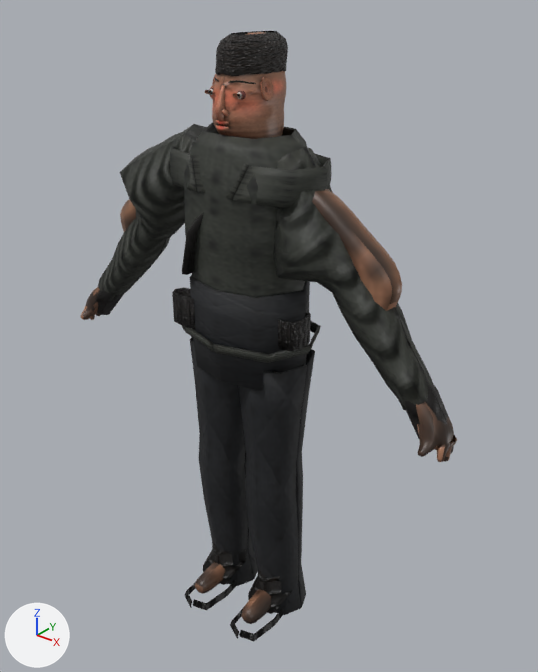
Before and after pictures for a commit that changed the FBX model assets/models/characters/merc_scout/fbx/merc_scout_mobile.fbx.
Camera for both pictures: a camera (50 mm lens) standing at (1.27, -1.509, 1.925) and looking at (0.032, 0.038, 0.965). Every picture has the same lights, and +X, +Y and +Z are marked at lower left. The older version comes first. Vertices at exactly the same position are counted once.

Objects in the first picture: 'merc_scout_body', 'merc_scout_boot_L', 'merc_scout_boot_R', 'merc_scout_hair', 'merc_scout_head', 'merc_scout_jacket', 'merc_scout_kit', 'merc_scout_sleeve_L', 'merc_scout_sleeve_R', 'merc_scout_trousers' and 3 more.
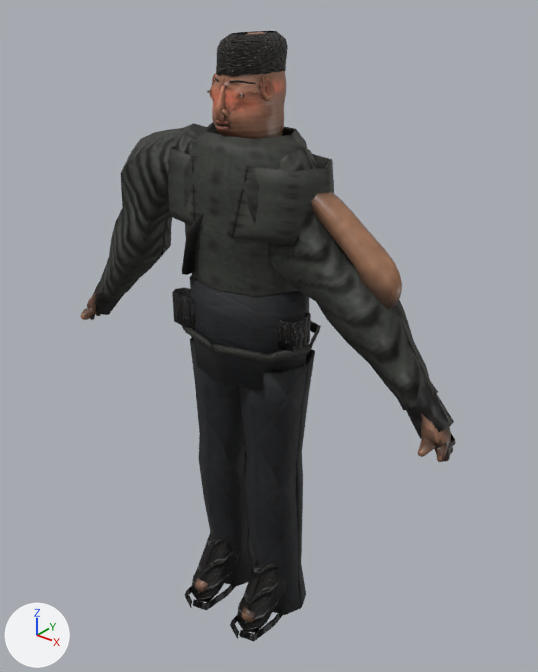
What differs and where, as boxes (x1, y1, x2, y2) in the pictures (538 x 672 px; the box of a moved part takes in the faces that stretch with it):
'merc_scout_jacket', reshaped
    before: (170, 123, 332, 363)
    after: (168, 123, 334, 363)
'merc_scout_sleeve_L', reshaped (7% wider)
    before: (274, 147, 433, 410)
    after: (267, 148, 438, 411)
'merc_scout_sleeve_R', reshaped
    before: (98, 124, 207, 301)
    after: (99, 123, 207, 301)
'merc_scout_body', reshaped
    before: (81, 189, 457, 624)
    after: (81, 192, 455, 623)
'merc_scout_boot_L', reshaped
    before: (230, 569, 293, 641)
    after: (230, 560, 287, 641)
'merc_scout_boot_R', reshaped
    before: (185, 539, 246, 610)
    after: (185, 531, 239, 610)
part 2 of me_merc_scout_boot_l, moved or reshaped
    before: (248, 569, 290, 614)
    after: (237, 561, 285, 633)
part 3 of me_merc_scout_boot_r, moved or reshaped
    before: (203, 539, 246, 585)
    after: (191, 531, 236, 602)
part 4 of me_merc_scout_body, moved or reshaped
    before: (416, 402, 457, 459)
    after: (420, 414, 455, 460)
part 5 of me_merc_scout_body, moved or reshaped
    before: (84, 290, 100, 319)
    after: (84, 293, 101, 319)
part 6 of me_merc_scout_body, surface changed
    both: (81, 192, 455, 623)
part 8 of me_merc_scout_jacket, rebuilt (71% taller)
    before: (170, 146, 206, 193)
    after: (168, 147, 203, 228)
part 9 of me_merc_scout_jacket, rebuilt
    before: (226, 154, 332, 208)
    after: (227, 154, 334, 246)

What changed in the scene script:
```text
Change me_merc_scout_boot_r:
    remove me_merc_scout_boot_r.from_pydata(...)  # 126 vertices, 122 faces; spans x -0.175..-0.033, y -0.217..0.075, z 0.0..0.309
    add me_merc_scout_boot_r.from_pydata(...)  # 126 vertices, 122 faces; spans x -0.166..-0.042, y -0.217..0.081, z 0.0..0.309
    me_merc_scout_boot_r part 3: 54 of 126 vertices moved; they spanned x -0.175..-0.033, y -0.108..0.068, z 0.037..0.207 and now span x -0.165..-0.042, y -0.182..0.081, z 0.004..0.208; mean shift (0.0, -0.037, -0.007); largest move (-0.103, -0.065, 0.088) -> (-0.105, -0.174, 0.045)
Change me_merc_scout_body:
    remove me_merc_scout_body.from_pydata(...)  # 1506 vertices, 1502 faces; spans x -0.68..0.68, y -0.18..0.11, z 0.03..1.54
    add me_merc_scout_body.from_pydata(...)  # 1569 vertices, 1562 faces; spans x -0.67..0.67, y -0.18..0.11, z 0.03..1.54
    me_merc_scout_body part 4: 42 vertices moved from x 0.56..0.67, y -0.1..-0.01, z 0.87..1.0 to x 0.57..0.67, y -0.1..-0.02, z 0.87..1.0; 52 vertices removed from x 0.6..0.68, y -0.1..0.0, z 0.87..0.95; 83 vertices added at x 0.61..0.67, y -0.1..-0.02, z 0.87..0.94
    me_merc_scout_body part 5: 40 vertices moved from x -0.67..-0.56, y -0.1..-0.01, z 0.87..1.0 to x -0.67..-0.57, y -0.1..-0.02, z 0.87..1.0; 52 vertices removed from x -0.68..-0.6, y -0.1..0.0, z 0.87..0.95; 84 vertices added at x -0.67..-0.61, y -0.1..-0.01, z 0.87..0.94
    me_merc_scout_body part 6: 1073 kept faces spanning x -0.67..0.67, y -0.18..0.11, z 0.03..1.54 get new texture (UV) coordinates
    other edits to the shape of me_merc_scout_body do not show in these pictures
Change me_merc_scout_jacket:
    remove me_merc_scout_jacket.from_pydata(...)  # 486 vertices, 476 faces; spans x -0.249..0.249, y -0.171..0.159, z 0.98..1.565
    add me_merc_scout_jacket.from_pydata(...)  # 522 vertices, 512 faces; spans x -0.26..0.26, y -0.171..0.159, z 0.98..1.565
    me_merc_scout_jacket part 8: the loose piece of 108 vertices spanning x -0.249..0.115, y -0.145..0.129, z 1.408..1.514 is rebuilt with 126 vertices and now spans x -0.26..0.118, y -0.151..0.135, z 1.319..1.509
    me_merc_scout_jacket part 9: the loose piece of 108 vertices spanning x -0.115..0.249, y -0.145..0.129, z 1.408..1.514 is rebuilt with 126 vertices and now spans x -0.118..0.26, y -0.151..0.135, z 1.319..1.509
    other edits to the shape of me_merc_scout_jacket do not show in these pictures
Change me_merc_scout_boot_l:
    remove me_merc_scout_boot_l.from_pydata(...)  # 126 vertices, 122 faces; spans x 0.033..0.175, y -0.217..0.075, z 0.0..0.309
    add me_merc_scout_boot_l.from_pydata(...)  # 126 vertices, 122 faces; spans x 0.042..0.166, y -0.217..0.081, z 0.0..0.309
    me_merc_scout_boot_l part 2: 54 of 126 vertices moved; they spanned x 0.033..0.175, y -0.108..0.068, z 0.037..0.207 and now span x 0.042..0.165, y -0.182..0.081, z 0.004..0.208; mean shift (-0.001, -0.037, -0.007); largest move (0.102, -0.065, 0.088) -> (0.103, -0.174, 0.045)
Change me_merc_scout_sleeve_l:
    remove me_merc_scout_sleeve_l.from_pydata(...)  # 256 vertices, 270 faces; spans x 0.073..0.605, y -0.145..0.106, z 0.952..1.543
    add me_merc_scout_sleeve_l.from_pydata(...)  # 256 vertices, 270 faces; spans x 0.071..0.609, y -0.116..0.076, z 0.952..1.539
    me_merc_scout_sleeve_l part 7: 255 of 256 vertices moved; they spanned x 0.073..0.605, y -0.145..0.106, z 0.952..1.543 and now span x 0.071..0.609, y -0.116..0.076, z 0.952..1.539; mean shift (-0.009, 0.0, -0.008); largest move (0.274, -0.024, 1.211) -> (0.204, -0.023, 1.169)
Change me_merc_scout_sleeve_r:
    remove me_merc_scout_sleeve_r.from_pydata(...)  # 256 vertices, 270 faces; spans x -0.605..-0.089, y -0.145..0.106, z 0.952..1.557
    add me_merc_scout_sleeve_r.from_pydata(...)  # 256 vertices, 270 faces; spans x -0.609..-0.093, y -0.116..0.076, z 0.952..1.558
    me_merc_scout_sleeve_r part 1: 252 of 256 vertices moved; they spanned x -0.605..-0.089, y -0.145..0.106, z 0.952..1.557 and now span x -0.609..-0.093, y -0.116..0.076, z 0.952..1.558; mean shift (-0.009, 0.0, 0.008); largest move (-0.4, -0.024, 1.316) -> (-0.454, -0.023, 1.378)
```
